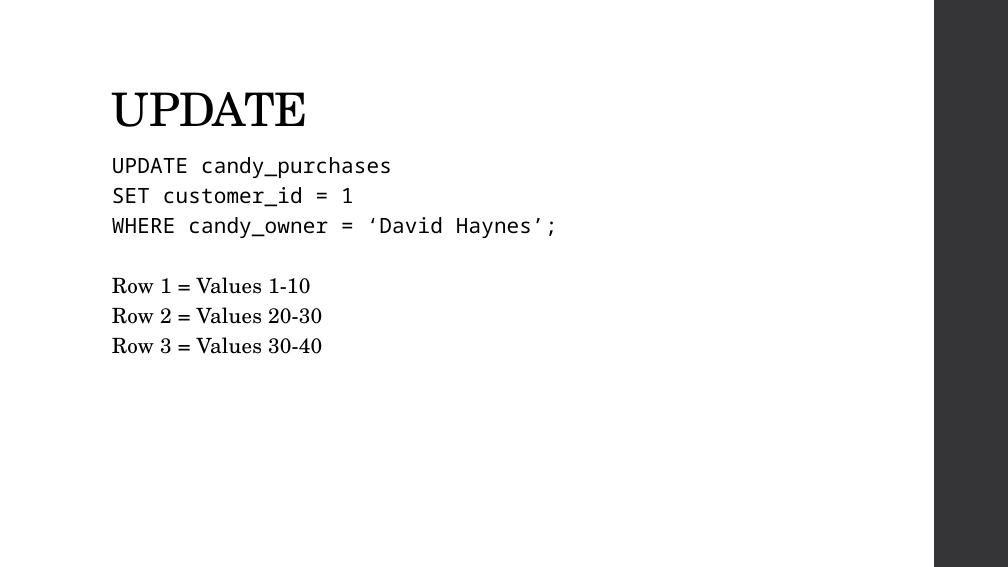
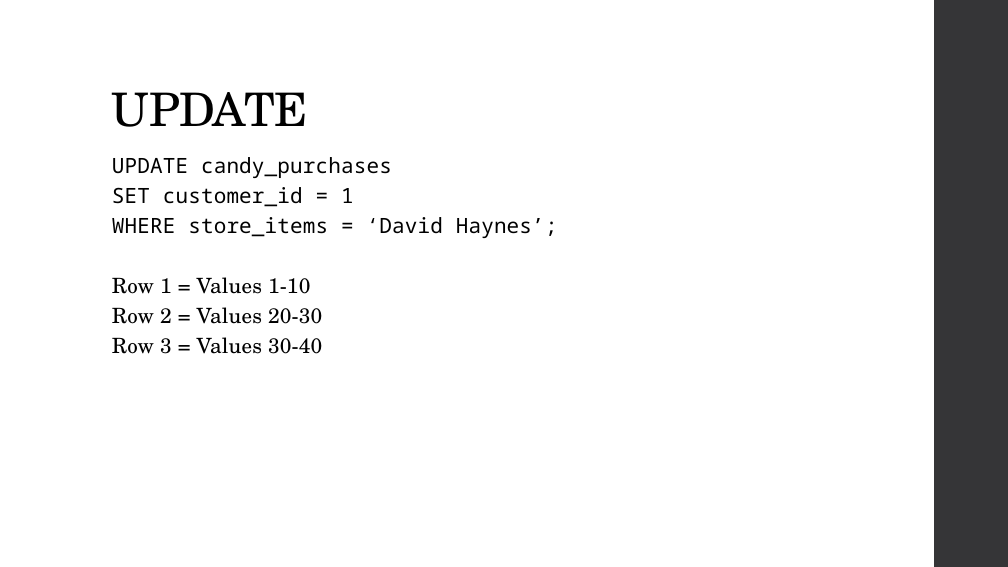
Before and after one commit to MGIS-UMN/GIS5577_week3, a slide deck: slide 23 of Database_Management.odp. Drawn at 1008x567 pixels with LibreOffice and Linux fonts; fonts in the diff are those of the drawing. Boxes give left, top, right and bottom in pixels: in the first picture for what was removed or moved away, otherwise in the second. Text is boxed around its words. In the diff, an @@ line names an element or a change of style, - is before the commit and + after.

Commit message:
Updated for 2024 - removed candy example

```diff
--- a/Database_Management.odp
+++ b/Database_Management.odp
@@ text at bbox=[112, 217, 558, 238]: text changed @@
-WHERE candy_owner = ‘David Haynes’;
+WHERE store_items = ‘David Haynes’;
```
Also in this commit, not shown: 12 other slides changed.
